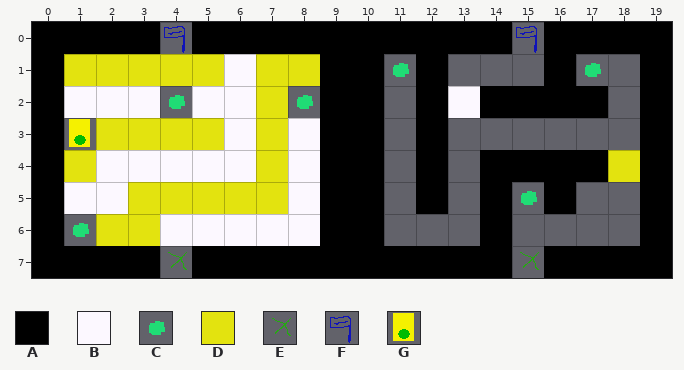
Two versions of a level (Tiled map, static/maps/test_map_4.tmx). That is the earlier state.
Cells are 32x32 px. Shown: x 0..19, y 0..7.
Key: from "tiles": A 0, B 1 "1", C 2, D 3 "0", E 4, F 5, G 7.
_ is an empty cell.
Layer "Primary Layer" before, first column x 0:
0 AAAAFAAAAAAAAAAFAAAA
1 ADDDDDBDDAACA___AC_A
2 ABBBCBBDCAA_ABAAAA_A
3 AGDDDDBDBAA_A______A
4 ADBBBBBDBAA_A_AAAADA
5 ABBDDDDDBAA_A_ACA__A
6 ACDDBBBBBAA___A____A
7 AAAAEAAAAAAAAAAEAAAA
Now the later version:
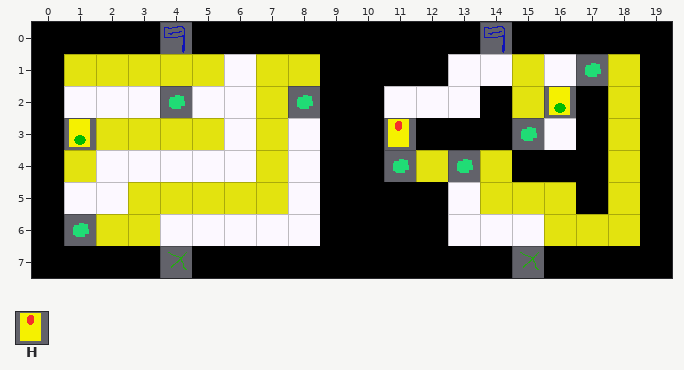
Further tiles: from "tiles": H 6.
The edit:
Changed rows in their new state; . is an unchanged cell.
Layer "Primary Layer":
first column x 11:
0 ...FA...
1 A.BBDB.D
2 BB..DG.D
3 H.AACBAD
4 CDCD....
5 A.BDDDAD
6 AABBBDDD
